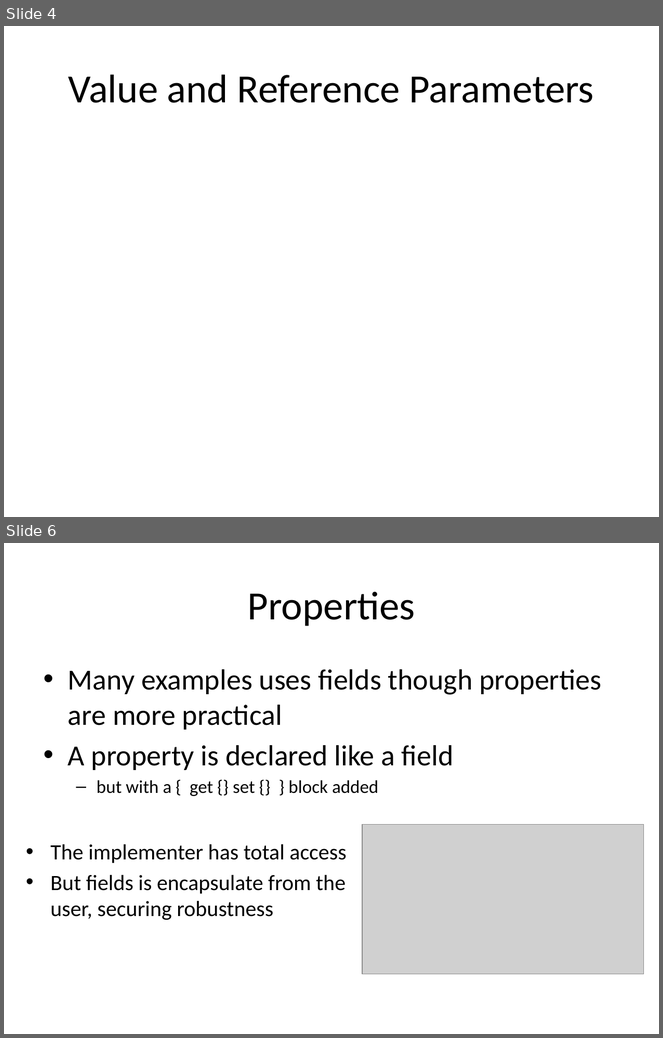
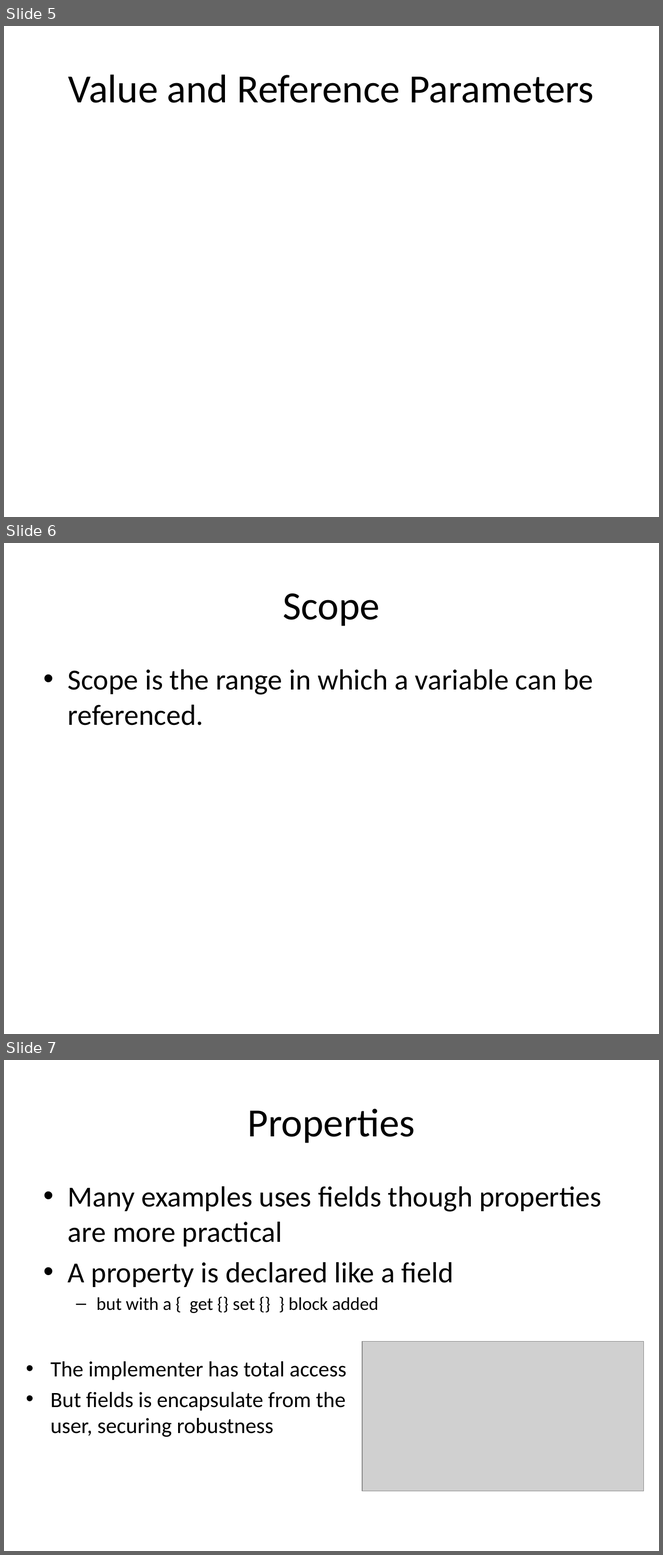
Before and after one commit to isurup/kalle-martin-group, a slide deck: OOPExam/06 Methods, parameters, scope and properties.pptx. Shown one above the other, each under a label of ours: slides 4 and 6 before the commit, slides 5, 6 and 7 after it; the slides between them are not shown. The pictures are 663x1038 and 663x1555 pixels, drawn with LibreOffice and Linux fonts; fonts in the diff are those of the drawing; grey boxes stand for pictures. Boxes give left, top, right and bottom in pixels: in the first picture for what was removed or moved away, otherwise in the second. Text is boxed around its words. In the diff, an @@ line names an element or a change of style, - is before the commit and + after.

```diff
--- a/OOPExam/06 Methods, parameters, scope and properties.pptx
+++ b/OOPExam/06 Methods, parameters, scope and properties.pptx
@@ slide 6 added at <box>4,543,659,1034</box>, background #FFFFFF @@
@@ title added at <box>283,593,380,626</box>, 44 pt, text #000000 @@
+Scope
@@ text added at <box>68,669,593,726</box>, 32 pt, text #000000 @@
+• Scope is the range in which a variable can be referenced.
@@ what was slide 4 is now slide 5 @@
@@ what was slide 6 is now slide 7 @@
```
Also in this commit, not shown: 1 slide changed, 2 other slides added, 2 slides removed.
